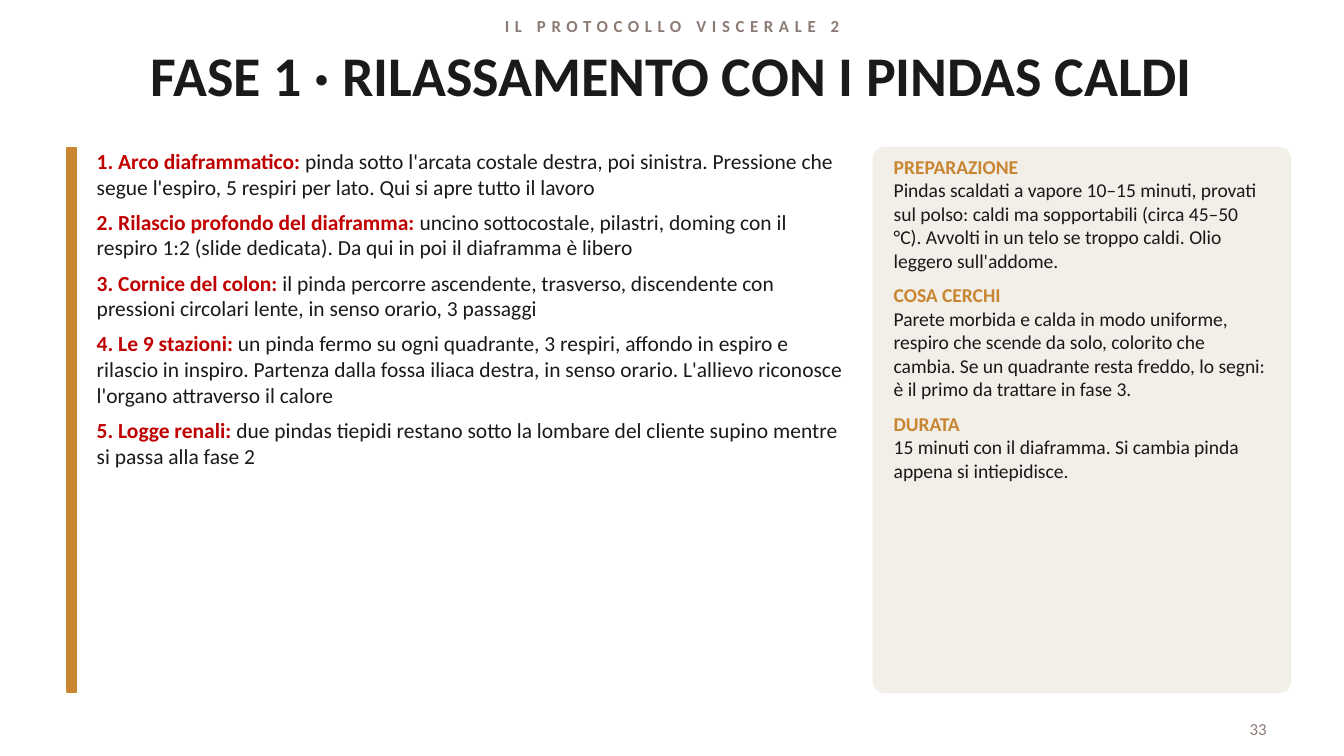
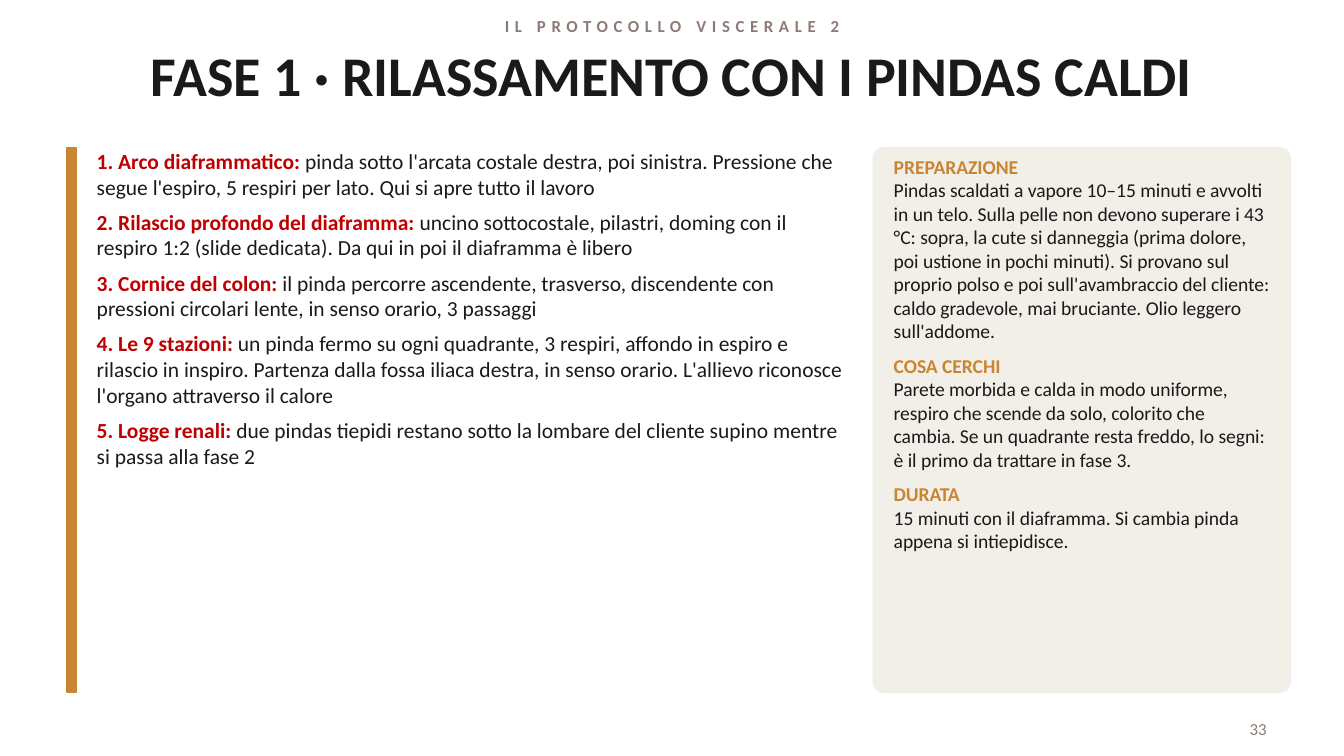
Before and after one commit to davidemcb/kinesiologia-studio, a slide deck: slide 33 of formazione/dispense/viscerale-2-livello.pptx. Drawn at 1344x756 pixels with LibreOffice and Linux fonts; fonts in the diff are those of the drawing. Boxes give left, top, right and bottom in pixels: in the first picture for what was removed or moved away, otherwise in the second. Text is boxed around its words. In the diff, an @@ line names an element or a change of style, - is before the commit and + after.

```diff
--- a/formazione/dispense/viscerale-2-livello.pptx
+++ b/formazione/dispense/viscerale-2-livello.pptx
@@ text at [894, 183, 1269, 338]: text changed @@
-Pindas scaldati a vapore 10–15 minuti, provati sul polso: caldi ma sopportabili (circa 45–50 °C). Avvolti in un telo se troppo caldi. Olio leggero sull'addome.
+Pindas scaldati a vapore 10–15 minuti e avvolti in un telo. Sulla pelle non devono superare i 43 °C: sopra, la cute si danneggia (prima dolore, poi ustione in pochi minuti). Si provano sul proprio polso e poi sull'avambraccio del cliente: caldo gradevole, mai bruciante. Olio leggero sull'addome.
```
Also in this commit, not shown: 10 other slides changed, 1 other file.
